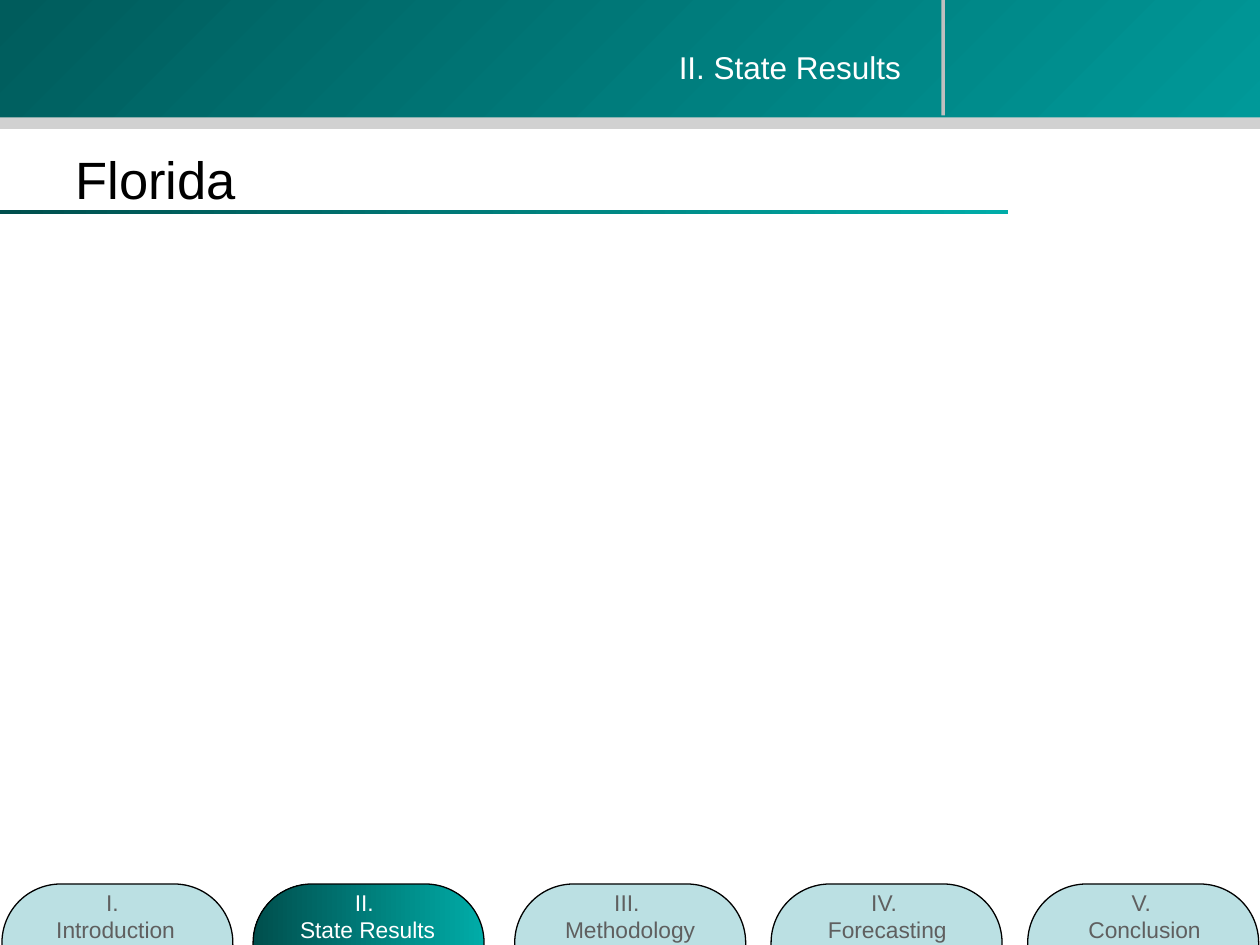
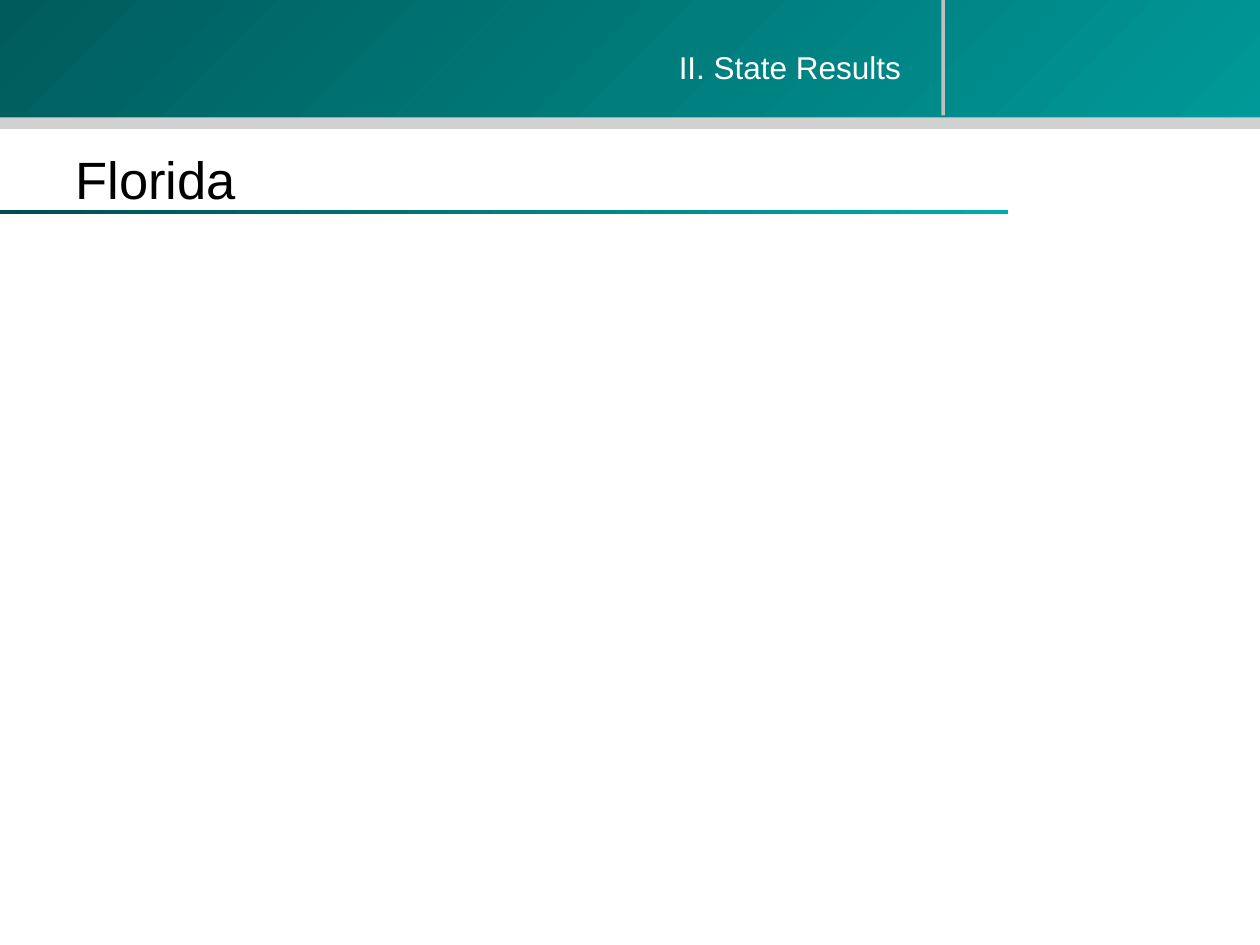
Before and after one commit to zhouzhenghui/svnrepository, a slide deck: slide 12 of SVNRepository/Presentation/M.Eng Final Presentation-take2.ppt (slide 11 before the commit). Drawn at 1260x945 pixels with LibreOffice and Linux fonts; fonts in the diff are those of the drawing; background and template pictures are left out. Boxes give left, top, right and bottom in pixels: in the first picture for what was removed or moved away, otherwise in the second. Text is boxed around its words. In the diff, an @@ line names an element or a change of style, - is before the commit and + after.

```diff
--- a/SVNRepository/Presentation/M.Eng Final Presentation-take2.ppt
+++ b/SVNRepository/Presentation/M.Eng Final Presentation-take2.ppt
@@ group removed at bbox=[3, 885, 1259, 945]: 5 rounded rectangles, 5 texts @@
-I.
-Introduction
-II.
-State Results
-III.
-Methodology
-IV.
-Forecasting
-V.
-Conclusion
```
Also in this commit, not shown: 8 other slides changed, 1 slide added.
